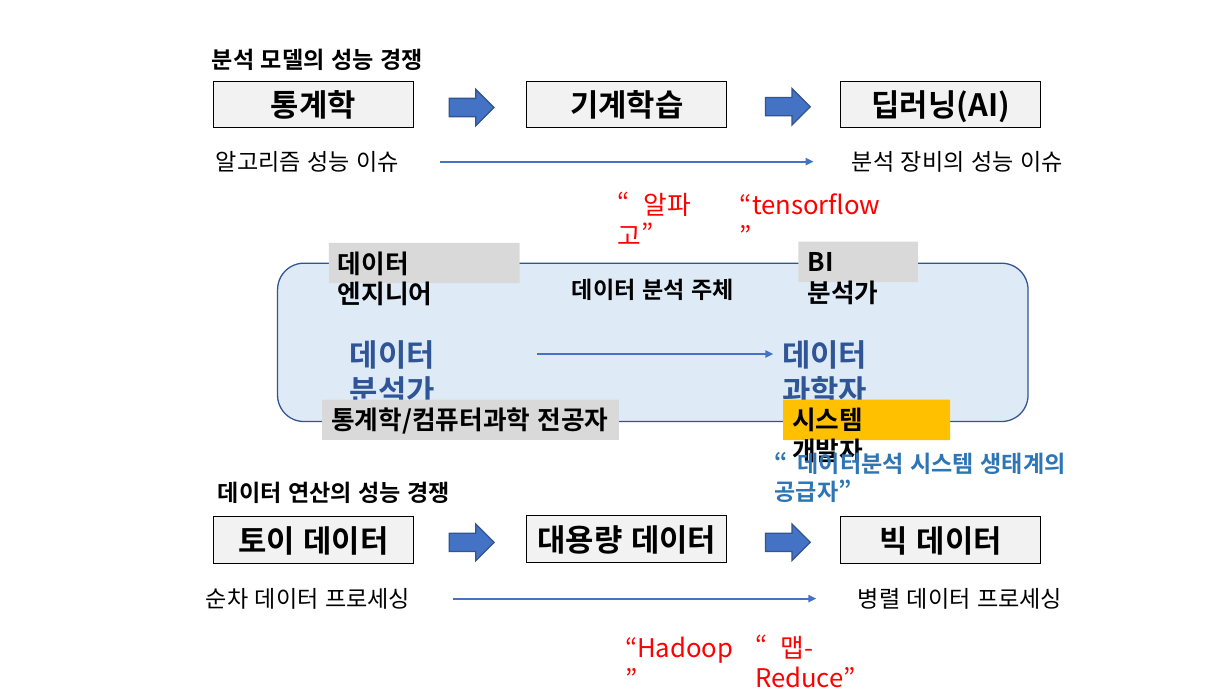
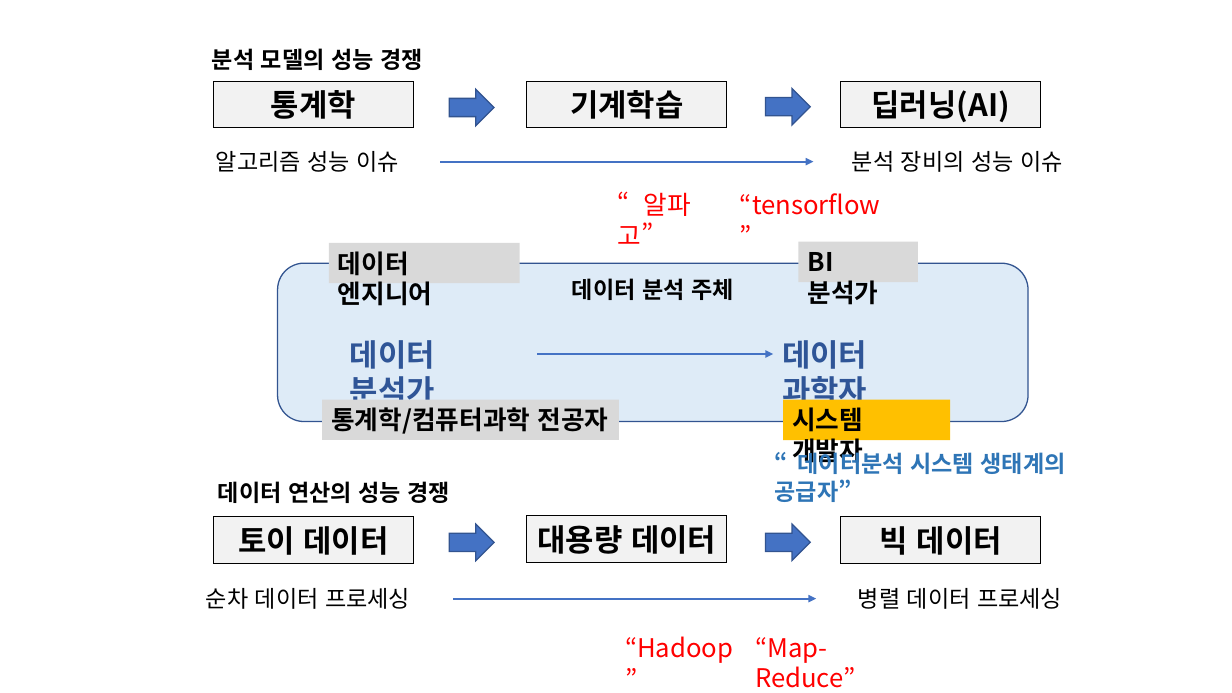
Before and after one commit to choonghyunryu/Conference_Keynote, a slide deck: slide 1 of fig/삽화.pptx. Drawn at 1232x693 pixels with LibreOffice and Linux fonts; fonts in the diff are those of the drawing. Boxes give left, top, right and bottom in pixels: in the first picture for what was removed or moved away, otherwise in the second. Text is boxed around its words. In the diff, an @@ line names an element or a change of style, - is before the commit and + after.

```diff
--- a/fig/삽화.pptx
+++ b/fig/삽화.pptx
@@ text at bbox=[755, 637, 855, 688]: text changed @@
-“맵-Reduce”
+“Map-Reduce”
```
Also in this commit, not shown: 38 other files.
